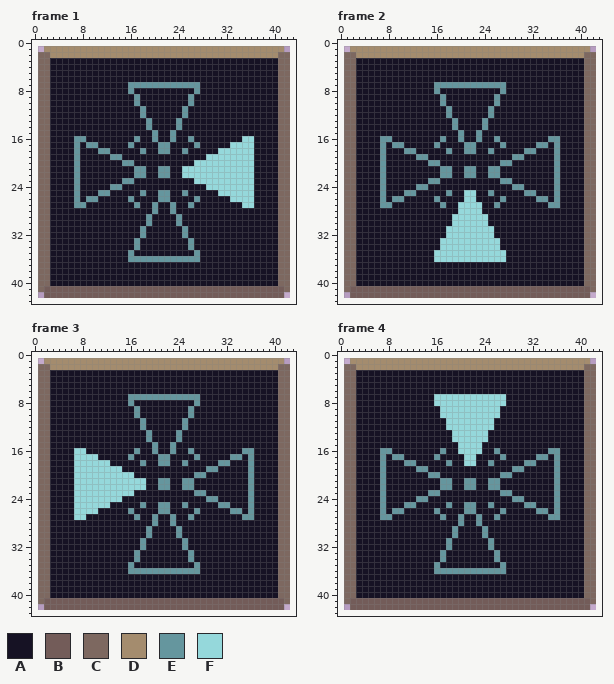
Two versions of one pixel-art file, assets/image/ui/phase.aseprite. That is the earlier state.
42x42 pixels, 4 frames. Shown: frame 1, frame 2, frame 3, frame 4. The old version is drawn lined up with the new one, on the new canvas.
Palette (. is transparent): A #161224  B #735c59  C #7d6860  D #a48c6e  E #65969e  F #95d8db
Once edited:
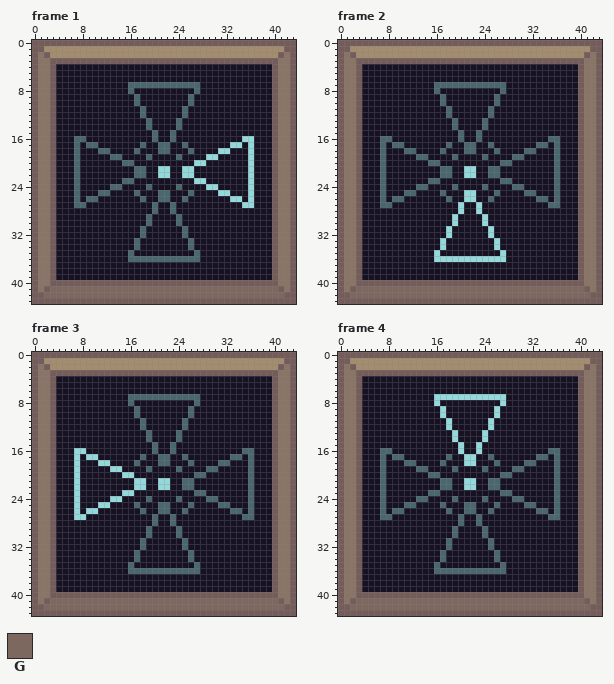
Colours new in this view: G #7d6860
Changes in this commit:
canvas 42x42 -> 44x44, the old top-left corner now at 1,1
colour C: #7d6860 -> #8a7466
colour E: #65969e -> #4a676d
Changed rows in their new state; - is a pixel that keeps its letter.
Frame 1:
first column x 0:
 0 BBBBBBBBBBBBBBBBBBBBBBBBBBBBBBBBBBBBBBBBBBBB
 1 BB----------------------------------------BB
 2 B-B--------------------------------------B-B
 3 B--BBBBBBBBBBBBBBBBBBBBBBBBBBBBBBBBBBBBBB--B
 4 B--B------------------------------------B--B
 5 B--B------------------------------------B--B
 6 B--B------------------------------------B--B
 7 B--B------------------------------------B--B
 8 B--B------------------------------------B--B
 9 B--B------------------------------------B--B
10 B--B------------------------------------B--B
11 B--B------------------------------------B--B
12 B--B------------------------------------B--B
13 B--B------------------------------------B--B
14 B--B------------------------------------B--B
15 B--B------------------------------------B--B
16 B--B-------------A--------A-------------B--B
17 B--B------------A-E------E-A-------A----B--B
18 B--B-------------EA------AE------AAA----B--B
19 B--B---------------E----E------AAAAA----B--B
20 B--B-------------------------AAAAAAA----B--B
21 B--B-----------------FF----AAAAAAAAA----B--B
22 B--B-----------------FF----AAAAAAAAA----B--B
23 B--B-------------------------AAAAAAA----B--B
24 B--B---------------E----E------AAAAA----B--B
25 B--B-------------EA------AE------AAA----B--B
26 B--B------------A-E------E-A-------A----B--B
27 B--B-------------A--------A-------------B--B
28 B--B------------------------------------B--B
29 B--B------------------------------------B--B
30 B--B------------------------------------B--B
31 B--B------------------------------------B--B
32 B--B------------------------------------B--B
33 B--B------------------------------------B--B
34 B--B------------------------------------B--B
35 B--B------------------------------------B--B
36 B--B------------------------------------B--B
37 B--B------------------------------------B--B
38 B--B------------------------------------B--B
39 B--B------------------------------------B--B
40 B--BBBBBBBBBBBBBBBBBBBBBBBBBBBBBBBBBBBBBB--B
41 B--GGGGGGGGGGGGGGGGGGGGGGGGGGGGGGGGGGGGGG--B
42 BBGGGGGGGGGGGGGGGGGGGGGGGGGGGGGGGGGGGGGGGGBB
43 BBBBBBBBBBBBBBBBBBBBBBBBBBBBBBBBBBBBBBBBBBBB
Frame 2:
first column x 0:
 0 BBBBBBBBBBBBBBBBBBBBBBBBBBBBBBBBBBBBBBBBBBBB
 1 BB----------------------------------------BB
 2 B-B--------------------------------------B-B
 3 B--BBBBBBBBBBBBBBBBBBBBBBBBBBBBBBBBBBBBBB--B
 4 B--B------------------------------------B--B
 5 B--B------------------------------------B--B
 6 B--B------------------------------------B--B
 7 B--B------------------------------------B--B
 8 B--B------------------------------------B--B
 9 B--B------------------------------------B--B
10 B--B------------------------------------B--B
11 B--B------------------------------------B--B
12 B--B------------------------------------B--B
13 B--B------------------------------------B--B
14 B--B------------------------------------B--B
15 B--B------------------------------------B--B
16 B--B-------------A--------A-------------B--B
17 B--B------------A-E------E-A------------B--B
18 B--B-------------EA------AE-------------B--B
19 B--B---------------E----E---------------B--B
20 B--B------------------------------------B--B
21 B--B-----------------FF-----------------B--B
22 B--B-----------------FF-----------------B--B
23 B--B------------------------------------B--B
24 B--B---------------E----E---------------B--B
25 B--B-------------EA------AE-------------B--B
26 B--B------------A-E------E-A------------B--B
27 B--B-------------A---AA---A-------------B--B
28 B--B-----------------AA-----------------B--B
29 B--B----------------AAAA----------------B--B
30 B--B----------------AAAA----------------B--B
31 B--B---------------AAAAAA---------------B--B
32 B--B---------------AAAAAA---------------B--B
33 B--B--------------AAAAAAAA--------------B--B
34 B--B--------------AAAAAAAA--------------B--B
35 B--B-------------AAAAAAAAAA-------------B--B
36 B--B------------------------------------B--B
37 B--B------------------------------------B--B
38 B--B------------------------------------B--B
39 B--B------------------------------------B--B
40 B--BBBBBBBBBBBBBBBBBBBBBBBBBBBBBBBBBBBBBB--B
41 B--GGGGGGGGGGGGGGGGGGGGGGGGGGGGGGGGGGGGGG--B
42 BBGGGGGGGGGGGGGGGGGGGGGGGGGGGGGGGGGGGGGGGGBB
43 BBBBBBBBBBBBBBBBBBBBBBBBBBBBBBBBBBBBBBBBBBBB
Frame 3:
first column x 0:
 0 BBBBBBBBBBBBBBBBBBBBBBBBBBBBBBBBBBBBBBBBBBBB
 1 BB----------------------------------------BB
 2 B-B--------------------------------------B-B
 3 B--BBBBBBBBBBBBBBBBBBBBBBBBBBBBBBBBBBBBBB--B
 4 B--B------------------------------------B--B
 5 B--B------------------------------------B--B
 6 B--B------------------------------------B--B
 7 B--B------------------------------------B--B
 8 B--B------------------------------------B--B
 9 B--B------------------------------------B--B
10 B--B------------------------------------B--B
11 B--B------------------------------------B--B
12 B--B------------------------------------B--B
13 B--B------------------------------------B--B
14 B--B------------------------------------B--B
15 B--B------------------------------------B--B
16 B--B-------------A--------A-------------B--B
17 B--B----A-------A-E------E-A------------B--B
18 B--B----AAA------EA------AE-------------B--B
19 B--B----AAAAA------E----E---------------B--B
20 B--B----AAAAAAA-------------------------B--B
21 B--B----AAAAAAAAA----FF-----------------B--B
22 B--B----AAAAAAAAA----FF-----------------B--B
23 B--B----AAAAAAA-------------------------B--B
24 B--B----AAAAA------E----E---------------B--B
25 B--B----AAA------EA------AE-------------B--B
26 B--B----A-------A-E------E-A------------B--B
27 B--B-------------A--------A-------------B--B
28 B--B------------------------------------B--B
29 B--B------------------------------------B--B
30 B--B------------------------------------B--B
31 B--B------------------------------------B--B
32 B--B------------------------------------B--B
33 B--B------------------------------------B--B
34 B--B------------------------------------B--B
35 B--B------------------------------------B--B
36 B--B------------------------------------B--B
37 B--B------------------------------------B--B
38 B--B------------------------------------B--B
39 B--B------------------------------------B--B
40 B--BBBBBBBBBBBBBBBBBBBBBBBBBBBBBBBBBBBBBB--B
41 B--GGGGGGGGGGGGGGGGGGGGGGGGGGGGGGGGGGGGGG--B
42 BBGGGGGGGGGGGGGGGGGGGGGGGGGGGGGGGGGGGGGGGGBB
43 BBBBBBBBBBBBBBBBBBBBBBBBBBBBBBBBBBBBBBBBBBBB
Frame 4:
first column x 0:
 0 BBBBBBBBBBBBBBBBBBBBBBBBBBBBBBBBBBBBBBBBBBBB
 1 BB----------------------------------------BB
 2 B-B--------------------------------------B-B
 3 B--BBBBBBBBBBBBBBBBBBBBBBBBBBBBBBBBBBBBBB--B
 4 B--B------------------------------------B--B
 5 B--B------------------------------------B--B
 6 B--B------------------------------------B--B
 7 B--B------------------------------------B--B
 8 B--B-------------AAAAAAAAAA-------------B--B
 9 B--B--------------AAAAAAAA--------------B--B
10 B--B--------------AAAAAAAA--------------B--B
11 B--B---------------AAAAAA---------------B--B
12 B--B---------------AAAAAA---------------B--B
13 B--B----------------AAAA----------------B--B
14 B--B----------------AAAA----------------B--B
15 B--B-----------------AA-----------------B--B
16 B--B-------------A---AA---A-------------B--B
17 B--B------------A-E------E-A------------B--B
18 B--B-------------EA------AE-------------B--B
19 B--B---------------E----E---------------B--B
20 B--B------------------------------------B--B
21 B--B-----------------FF-----------------B--B
22 B--B-----------------FF-----------------B--B
23 B--B------------------------------------B--B
24 B--B---------------E----E---------------B--B
25 B--B-------------EA------AE-------------B--B
26 B--B------------A-E------E-A------------B--B
27 B--B-------------A--------A-------------B--B
28 B--B------------------------------------B--B
29 B--B------------------------------------B--B
30 B--B------------------------------------B--B
31 B--B------------------------------------B--B
32 B--B------------------------------------B--B
33 B--B------------------------------------B--B
34 B--B------------------------------------B--B
35 B--B------------------------------------B--B
36 B--B------------------------------------B--B
37 B--B------------------------------------B--B
38 B--B------------------------------------B--B
39 B--B------------------------------------B--B
40 B--BBBBBBBBBBBBBBBBBBBBBBBBBBBBBBBBBBBBBB--B
41 B--GGGGGGGGGGGGGGGGGGGGGGGGGGGGGGGGGGGGGG--B
42 BBGGGGGGGGGGGGGGGGGGGGGGGGGGGGGGGGGGGGGGGGBB
43 BBBBBBBBBBBBBBBBBBBBBBBBBBBBBBBBBBBBBBBBBBBB
Where, in picture pixels (left, top, right, bottom), the same in both pictures:
changed: (32, 40, 296, 304)
changed: (338, 40, 602, 304)
changed: (32, 352, 296, 616)
changed: (338, 352, 602, 616)
